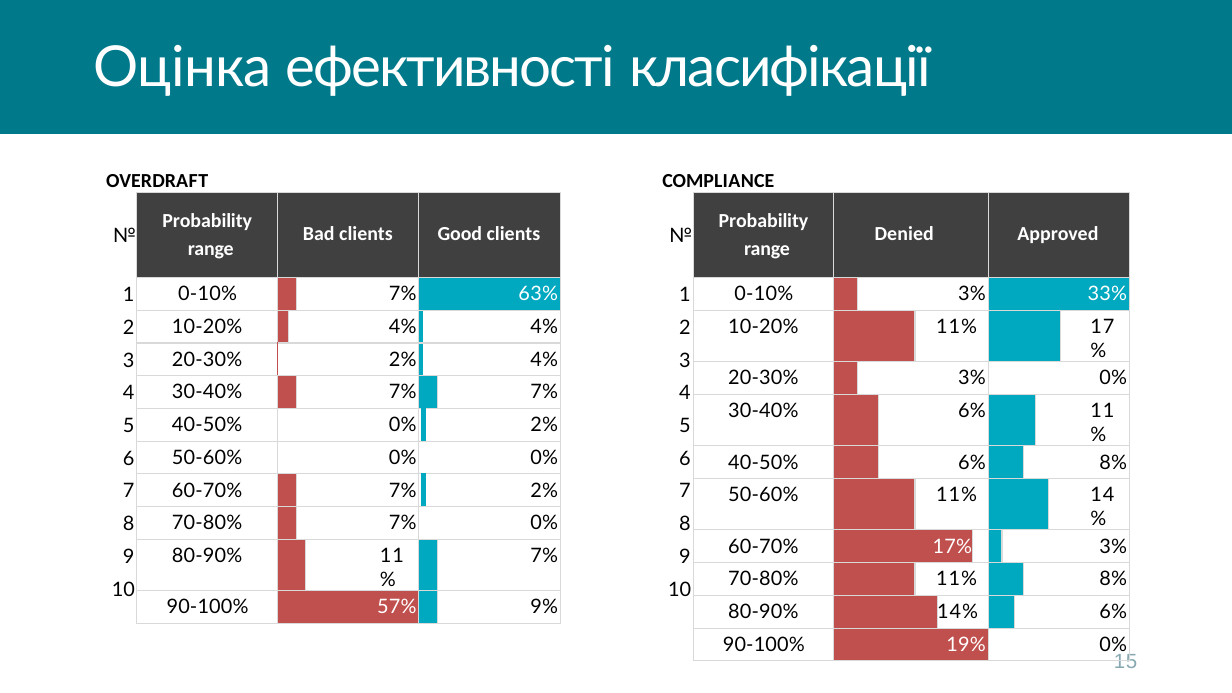
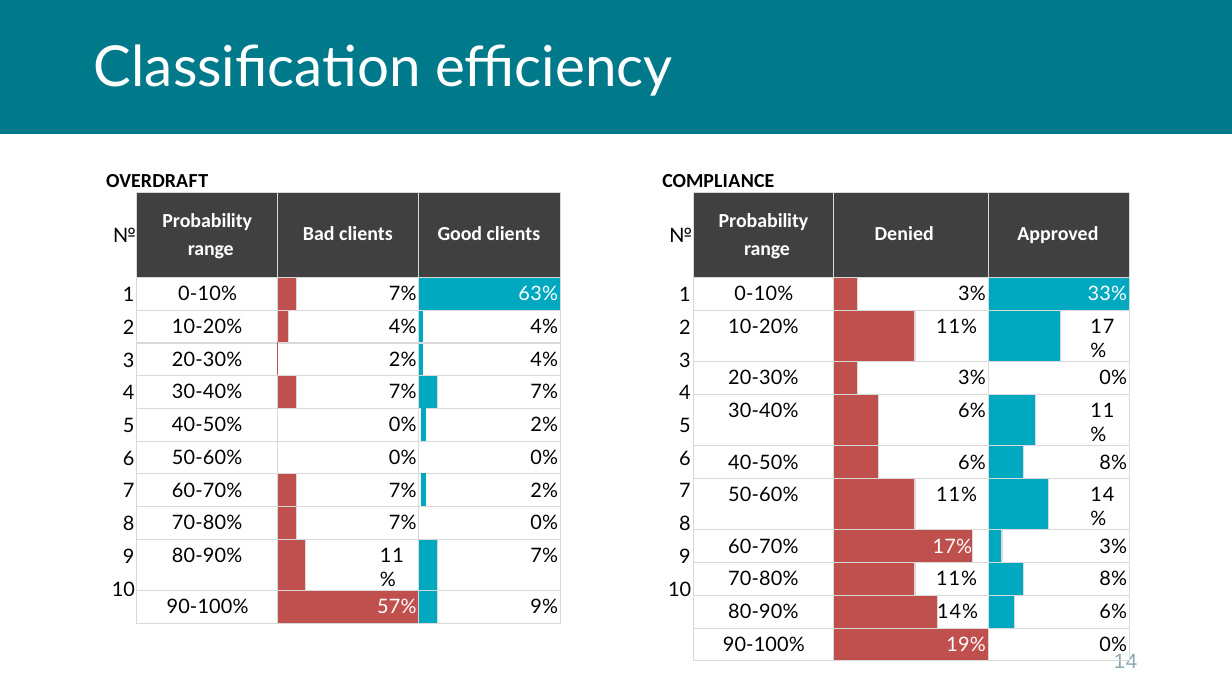
Before and after one commit to kleban/r-course-eng, a slide deck: slide 14 of pptx/00_Intro.pptx (slide 15 before the commit). Drawn at 1232x693 pixels with LibreOffice and Linux fonts; fonts in the diff are those of the drawing; background and template pictures are left out. Boxes give left, top, right and bottom in pixels: in the first picture for what was removed or moved away, otherwise in the second. Text is boxed around its words. In the diff, an @@ line names an element or a change of style, - is before the commit and + after.

```diff
--- a/pptx/00_Intro.pptx
+++ b/pptx/00_Intro.pptx
@@ title at [94,44,672,96]: text changed @@
-Оцінка ефективності класифікації
+Classification efficiency
@@ page number at [1114,654,1137,668]: text changed @@
-15
+14
```
Also in this commit, not shown: 1 other slide changed, 1 slide added, 6 slides removed.
